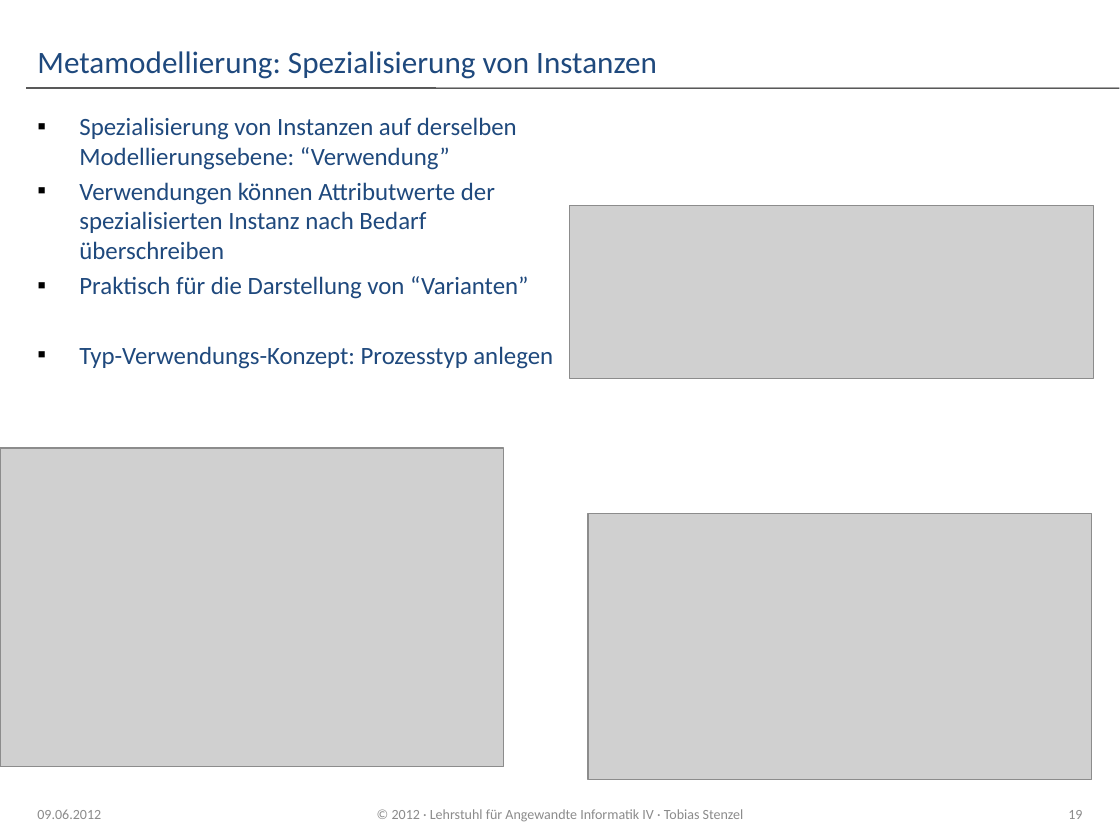
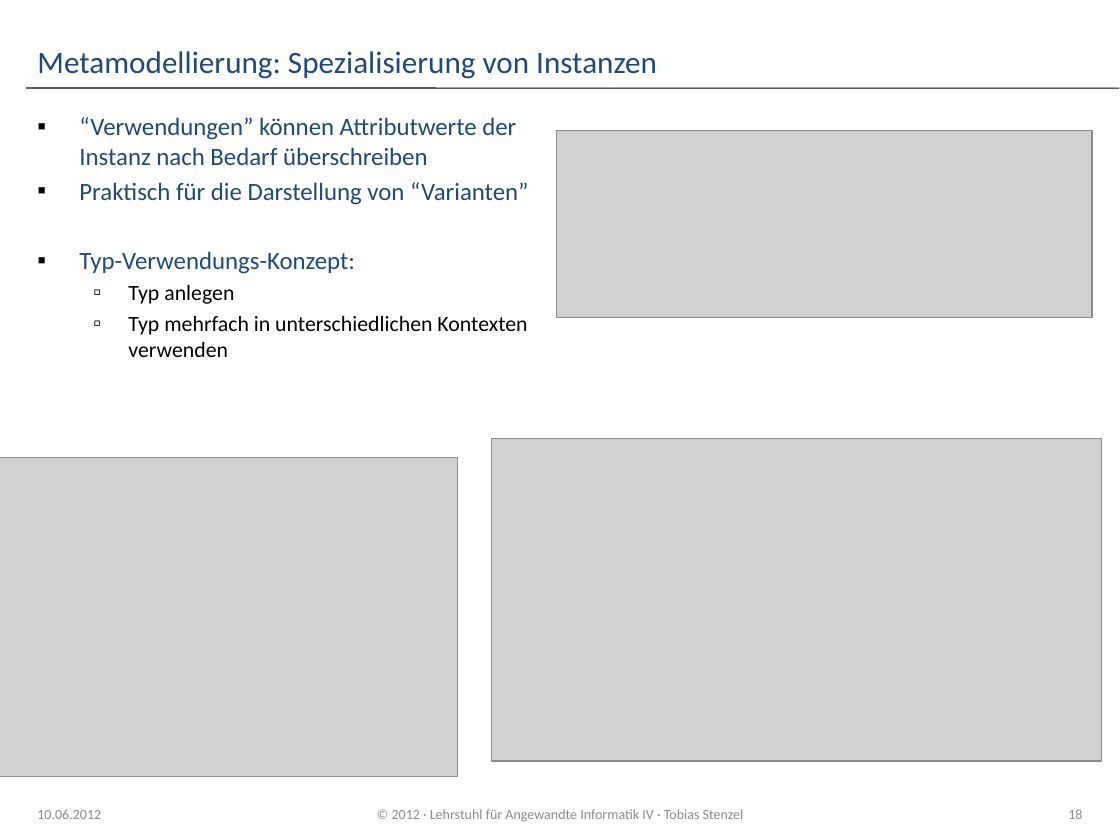
Before and after one commit to dpausp/ba-thesis, a slide deck: slide 18 of Praesentation_IPM3D.pptx (slide 19 before the commit). Drawn at 1120x840 pixels with LibreOffice and Linux fonts; fonts in the diff are those of the drawing; grey boxes stand for pictures; background and template pictures are left out. Boxes give left, top, right and bottom in pixels: in the first picture for what was removed or moved away, otherwise in the second. Text is boxed around its words. In the diff, an @@ line names an element or a change of style, - is before the commit and + after.

```diff
--- a/Praesentation_IPM3D.pptx
+++ b/Praesentation_IPM3D.pptx
@@ text at [79, 117, 516, 165]: text changed @@
-▪ Spezialisierung von Instanzen auf derselben Modellierungsebene: “Verwendung”
-▪ Verwendungen können Attributwerte der spezialisierten Instanz nach Bedarf überschreiben
+▪ “Verwendungen” können Attributwerte der Instanz nach Bedarf überschreiben
@@ picture: place and size @@
-picture at [569, 205, 1093, 377]
+picture at [557, 131, 1092, 318]
@@ text at [79, 251, 527, 357]: text changed; size 16 to 14 pt; text colour #1F497D to #000000 @@
-▪ Typ-Verwendungs-Konzept: Prozesstyp anlegen
+▪ Typ-Verwendungs-Konzept:
+  ▫ Typ anlegen
+  ▫ Typ mehrfach in unterschiedlichen Kontexten verwenden
@@ picture: place and size @@
-picture at [588, 513, 1092, 780]
+picture at [492, 439, 1102, 762]
@@ picture: place and size @@
-picture at [0, 448, 504, 767]
+picture at [0, 457, 457, 776]
@@ text at [37, 809, 101, 819]: text changed @@
-09.06.2012
+10.06.2012
@@ page number at [1068, 809, 1082, 819]: text changed @@
-19
+18
```
Also in this commit, not shown: 27 other slides changed, 2 slides added, 3 slides removed, 1 other file.
